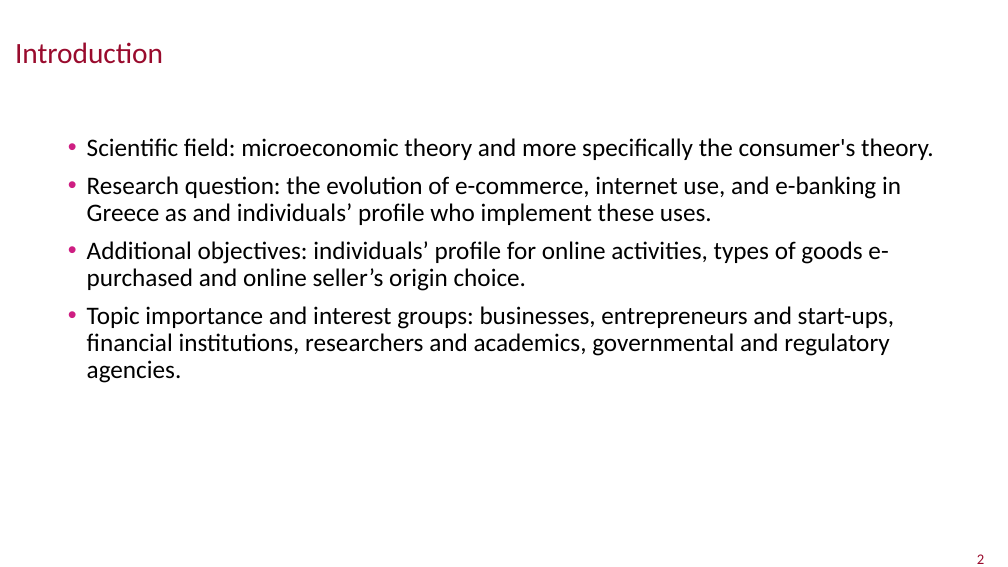
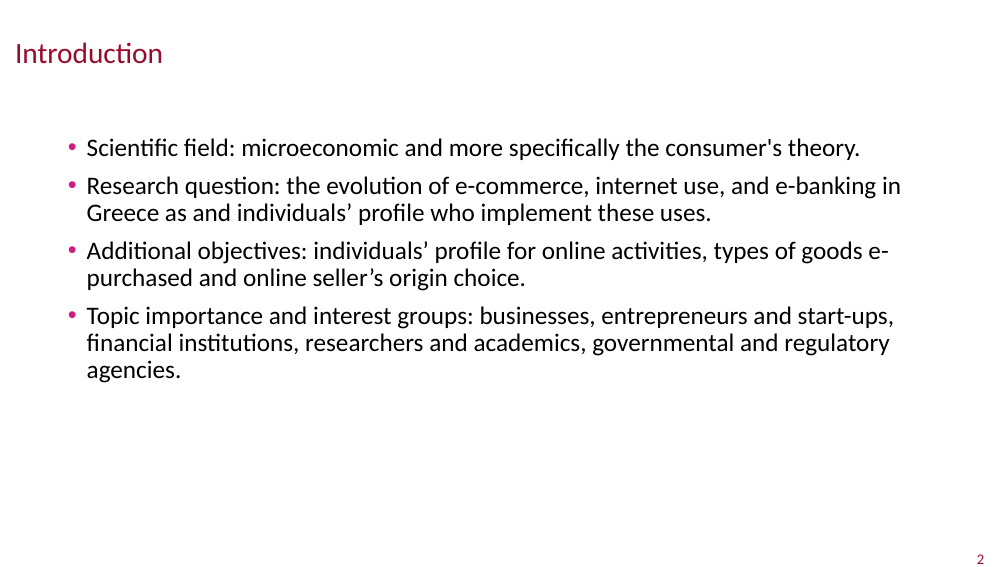
Before and after one commit to peterpan199/Thesis, a slide deck: slide 2 of Thesis Presentation.pptx. Drawn at 1008x567 pixels with LibreOffice and Linux fonts; fonts in the diff are those of the drawing; background and template pictures are left out. Boxes give left, top, right and bottom in pixels: in the first picture for what was removed or moved away, otherwise in the second. Text is boxed around its words. In the diff, an @@ line names an element or a change of style, - is before the commit and + after.

```diff
--- a/Thesis Presentation.pptx
+++ b/Thesis Presentation.pptx
@@ text at <box>87,138,860,160</box>: text changed @@
-• Scientific field: microeconomic theory and more specifically the consumer's theory.
+• Scientific field: microeconomic and more specifically the consumer's theory.
```
Also in this commit, not shown: 1 other slide changed.
